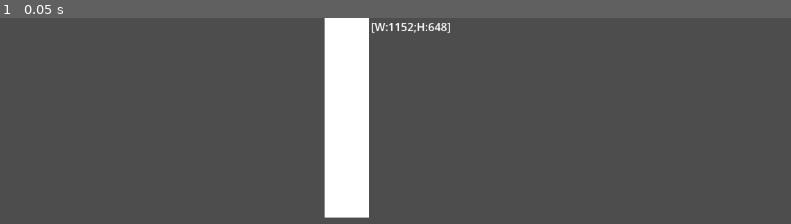
Above: before the commit, frame 1.
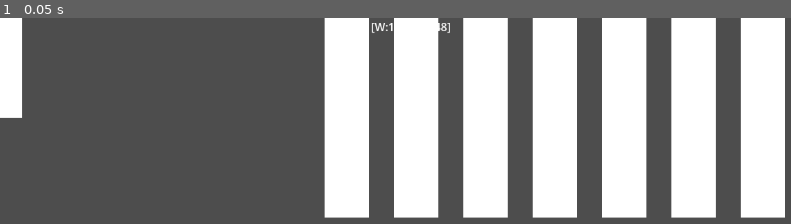
Above: after the commit, the same moment.

Repository: VPavliashvili/flappy-godot
Game: Godot game, scene res://scenes/main.tscn
Two runs of this game, one before a commit and one after it. Both use one fixed random seed, a clock stepped at 60 frames per second and the inputs below.
Inputs:
- Up to frame 1 (0.05 s): no input

The runs differ from the first frame. In frame 1, 34% of the frame differs, in the area x 0-100%, y 0-98%.

Commit message:
instantiation of pillars toward X axis implementation started

Diff:
--- a/scripts/pillars_pool.gd
+++ b/scripts/pillars_pool.gd
@@ -1,14 +1,25 @@
 extends Node
+
+enum Placement { TOP = 1, BOTTOM = -1}
 
 @export var resolution_text: Label
 var pillar_prefab = preload("res://scenes/pillar.tscn")
 
 # Called when the node enters the scene tree for the first time.
 func _ready():
-	instantiate_pillar_on_top()
+
+	var top_counter: int = 0
+	while top_counter < 10:
+		instantiate_pillar(Placement.TOP, top_counter)
+		top_counter += 1
+
+	instantiate_pillar(Placement.BOTTOM, 0)
 
 # Called every frame. 'delta' is the elapsed time since the previous frame.
 func _process(_delta):
+	pass
+
+func change_text() -> void:
 	var res = get_screen_width_height()
 	var format := "[W:%s;H:%s]"
 	resolution_text.text = format % [str(res.x), str(res.y)]
@@ -16,12 +27,15 @@
 func get_screen_width_height() -> Vector2i:
 	return DisplayServer.window_get_size()
 
-func instantiate_pillar_on_top() -> void:
+func instantiate_pillar(placement: Placement, line_number: int) -> void:
 	var pillar: Node2D = pillar_prefab.instantiate() as Node2D
 	add_child(pillar)
-	set_top_pillar_position(pillar)
+	if placement == Placement.TOP:
+		set_top_pillar_position(pillar, line_number)
+	else:
+		set_bottom_pillar_position(pillar)
 
-func set_top_pillar_position(pillar: Node2D) -> void:
+func set_top_pillar_position(pillar: Node2D, line_number: int) -> void:
 	var sprite: Sprite2D = pillar.get_node("visual")
 	var size: Vector2i = sprite.texture.get_size()
 	# var screen: Vector2i = get_screen_width_height()
@@ -30,6 +44,9 @@
 
 	# 2.0 since I need half of the size of whole sprite to make it touch the upper end of the screen
 	var pos_y : float = float(screen_y) + float(size.y) / 2.0 * pillar.scale.y
-	var pos_x : int = 500
+	var pos_x : int = 500 + line_number * 100
 
 	pillar.position = Vector2(pos_x, pos_y)
+
+func set_bottom_pillar_position(_pillar: Node2D) -> void:
+	change_text()
